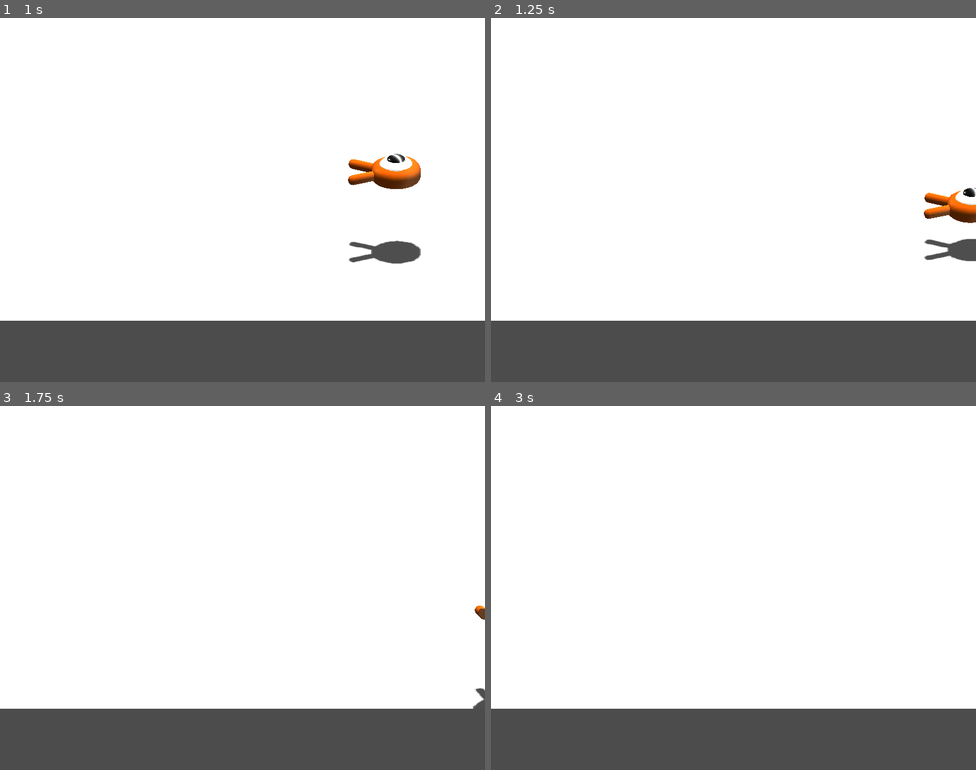
Above: before the commit, frames 1-4 (two rows, left to right).
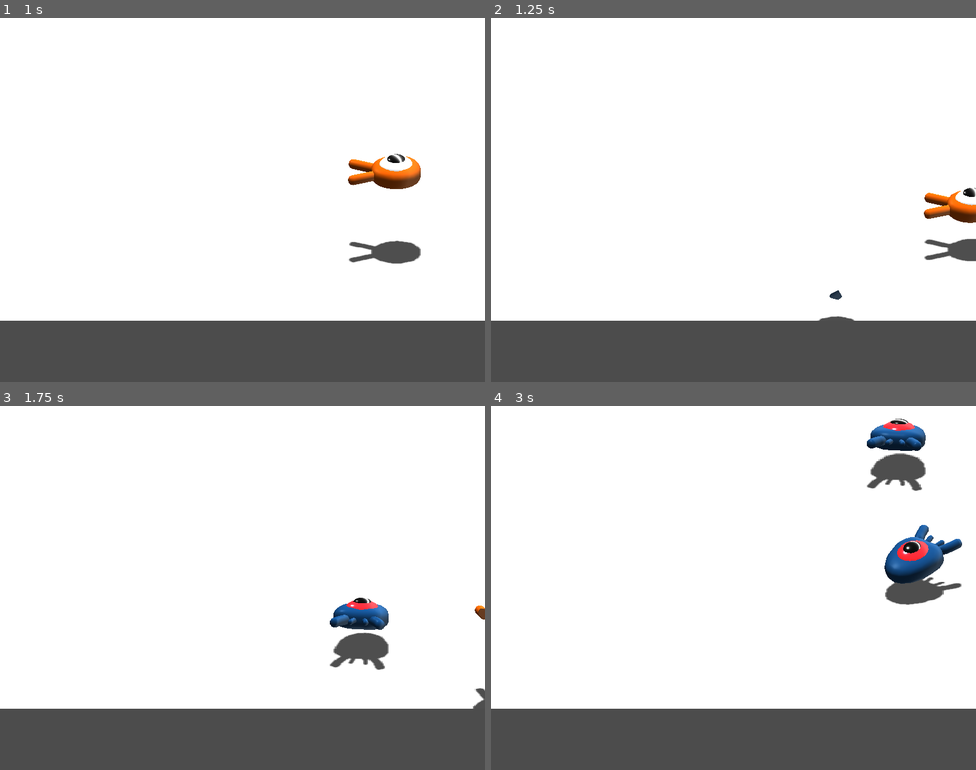
Above: after the commit, the same moments.

Repository: dan1229/godot_3d_squash_the_creeps
Game: Godot game, scene res://Main.tscn
The game is run twice, just before and just after one commit, with the same random seed, the same clock (stepped at 60 frames per second) and the same inputs.
Inputs:
- Up to frame 1 (1 s): tap Enter at 0.5 s; hold D (move_right) from 0.53 s (still down); tap Space (jump) at 0.77 s
- Up to frame 2 (1.25 s): keep holding D (move_right)
- Up to frame 3 (1.75 s): release D (move_right) at 1.28 s; hold S (move_back) from 1.28 s (still down); tap Space (jump) at 1.52 s
- Up to frame 4 (3 s): release S (move_back) at 2.03 s; hold D (move_right) 2.03-2.78 s; hold W (move_forward) from 2.78 s (still down)

Frame 1 is identical in both runs. In frame 2, 0.1% of the frame differs, in the area x 67-75%, y 74-84%; in frame 3, 1.6%; in frame 4, 3.7%, in the area x 77-98%, y 3-55%.
Error before the commit: Parse Error: Error parsing expression, misplaced: '\n' (res://Main.gd:7)

Commit message:
more mobs

Diff:
--- a/Main.gd
+++ b/Main.gd
@@ -2,5 +2,17 @@
 
 export (PackedScene) var mob_scene = preload("res://Mob.tscn")
 
+func _ready():
+	randomize()
+
+
 func _on_MobTimer_timeout():
-	var mob =
+	var mob = mob_scene.instance()
+
+	var mob_spawn_location = $SpawnPath/SpawnLocation
+	mob_spawn_location.unit_offset = randf()
+
+	var player_position = $Player.transform.origin
+
+	add_child(mob)
+	mob.initialize(mob_spawn_location.translation, player_position)
--- a/Main.tscn
+++ b/Main.tscn
@@ -80,5 +80,6 @@
 
 [node name="MobTimer" type="Timer" parent="."]
 wait_time = 0.7
+autostart = true
 
 [connection signal="timeout" from="MobTimer" to="." method="_on_MobTimer_timeout"]
--- a/Mob.gd
+++ b/Mob.gd
@@ -10,7 +10,7 @@
 	move_and_slide(velocity)
 
 
-func initialized(start_position, player_position):
+func initialize(start_position, player_position):
 	translation = start_position
 	look_at(player_position, Vector3.UP)
 	rotate_y(rand_range(-PI/4.0, PI/4.0))
@@ -20,6 +20,5 @@
 	velocity = velocity.rotated(Vector3.UP, rotation.y)
 
 
-
 func _on_VisibilityNotifier_screen_exited():
 	queue_free()
